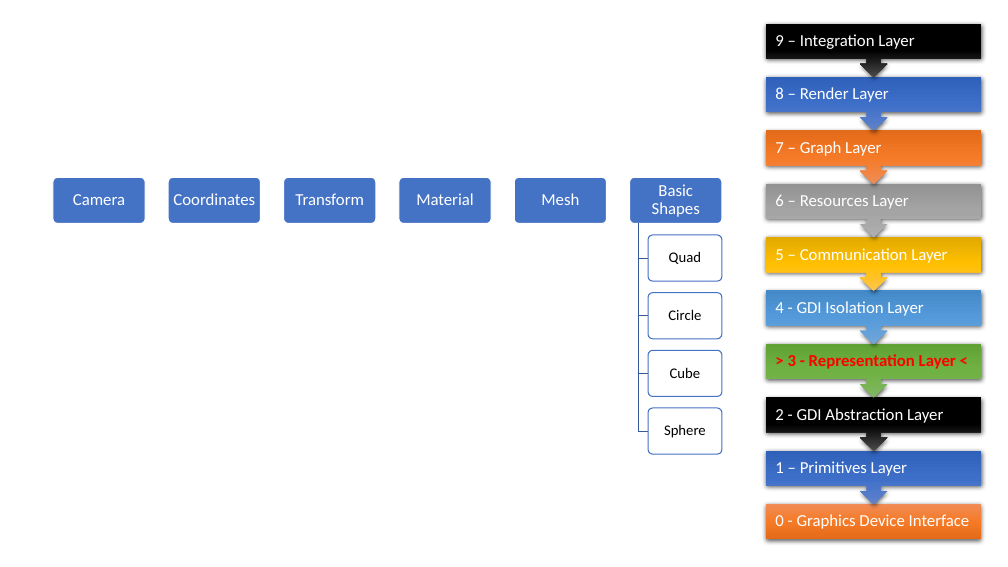
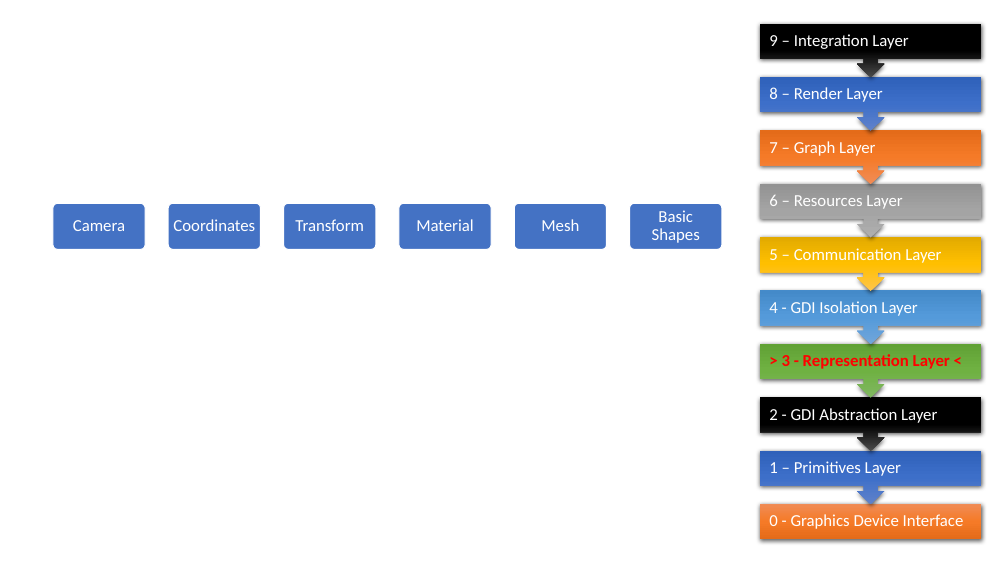
Before and after one commit to pawel-kaleta/FoolsEngine, a slide deck: slide 5 of Documentation/Rendering Architecture.pptx (slide 4 before the commit). Drawn at 1008x567 pixels with LibreOffice and Linux fonts; fonts in the diff are those of the drawing. Boxes give left, top, right and bottom in pixels: in the first picture for what was removed or moved away, otherwise in the second. Text is boxed around its words. In the diff, an @@ line names an element or a change of style, - is before the commit and + after.

```diff
--- a/Documentation/Rendering Architecture.pptx
+++ b/Documentation/Rendering Architecture.pptx
@@ text "9 – Integration Layer": place and size @@
-text "9 – Integration Layer" at bbox=[775, 34, 914, 49]
+text "9 – Integration Layer" at bbox=[769, 34, 908, 49]
@@ up arrow callout: place and size @@
-up arrow callout at bbox=[766, 23, 982, 77]
+up arrow callout at bbox=[760, 23, 982, 77]
@@ text "8 – Render Layer": place and size @@
-text "8 – Render Layer" at bbox=[775, 87, 888, 102]
+text "8 – Render Layer" at bbox=[769, 87, 882, 102]
@@ up arrow callout: place and size @@
-up arrow callout at bbox=[766, 77, 982, 131]
+up arrow callout at bbox=[760, 77, 982, 131]
@@ text "7 – Graph Layer": place and size @@
-text "7 – Graph Layer" at bbox=[775, 141, 881, 156]
+text "7 – Graph Layer" at bbox=[769, 141, 875, 156]
@@ up arrow callout: place and size @@
-up arrow callout at bbox=[766, 130, 982, 184]
+up arrow callout at bbox=[760, 130, 982, 184]
@@ 6 texts, 6 rounded rectangles: place and size @@
-6 texts, 6 rounded rectangles at bbox=[53, 178, 722, 224]
+6 texts, 6 rounded rectangles at bbox=[53, 203, 722, 250]
@@ text "6 – Resources Layer": place and size @@
-text "6 – Resources Layer" at bbox=[775, 195, 908, 209]
+text "6 – Resources Layer" at bbox=[769, 195, 902, 209]
@@ up arrow callout: place and size @@
-up arrow callout at bbox=[766, 184, 982, 237]
+up arrow callout at bbox=[760, 184, 982, 237]
@@ text "5 – Communication Layer": place and size @@
-text "5 – Communication Layer" at bbox=[775, 248, 947, 263]
+text "5 – Communication Layer" at bbox=[769, 248, 941, 263]
@@ up arrow callout: place and size @@
-up arrow callout at bbox=[766, 237, 982, 291]
+up arrow callout at bbox=[760, 237, 982, 291]
@@ text "4 - GDI Isolation Layer": place and size @@
-text "4 - GDI Isolation Layer" at bbox=[775, 301, 923, 316]
+text "4 - GDI Isolation Layer" at bbox=[769, 301, 917, 316]
@@ up arrow callout: place and size @@
-up arrow callout at bbox=[766, 290, 982, 344]
+up arrow callout at bbox=[760, 290, 982, 344]
@@ text "> 3 - Representation Layer ...": place and size @@
-text "> 3 - Representation Layer ..." at bbox=[788, 354, 956, 369]
+text "> 3 - Representation Layer ..." at bbox=[782, 354, 950, 369]
@@ up arrow callout: place and size @@
-up arrow callout at bbox=[766, 344, 982, 398]
+up arrow callout at bbox=[760, 344, 982, 398]
@@ text "2 - GDI Abstraction Layer": place and size @@
-text "2 - GDI Abstraction Layer" at bbox=[775, 408, 943, 423]
+text "2 - GDI Abstraction Layer" at bbox=[769, 408, 937, 423]
@@ up arrow callout: place and size @@
-up arrow callout at bbox=[766, 397, 982, 451]
+up arrow callout at bbox=[760, 397, 982, 451]
@@ group removed at bbox=[639, 224, 722, 454]: 4 freeform shapes, 4 rounded rectangles, 4 texts @@
-Quad
-Circle
-Cube
-Sphere
@@ text "1 – Primitives Layer": place and size @@
-text "1 – Primitives Layer" at bbox=[775, 461, 907, 476]
+text "1 – Primitives Layer" at bbox=[769, 461, 901, 476]
@@ up arrow callout: place and size @@
-up arrow callout at bbox=[766, 451, 982, 504]
+up arrow callout at bbox=[760, 451, 982, 504]
@@ text "0 - Graphics Device Interface": place and size @@
-text "0 - Graphics Device Interface" at bbox=[775, 514, 970, 529]
+text "0 - Graphics Device Interface" at bbox=[769, 514, 964, 529]
@@ rectangle: place and size @@
-rectangle at bbox=[766, 504, 982, 539]
+rectangle at bbox=[760, 504, 982, 539]
```
Also in this commit, not shown: 8 other slides changed, 7 other files.
